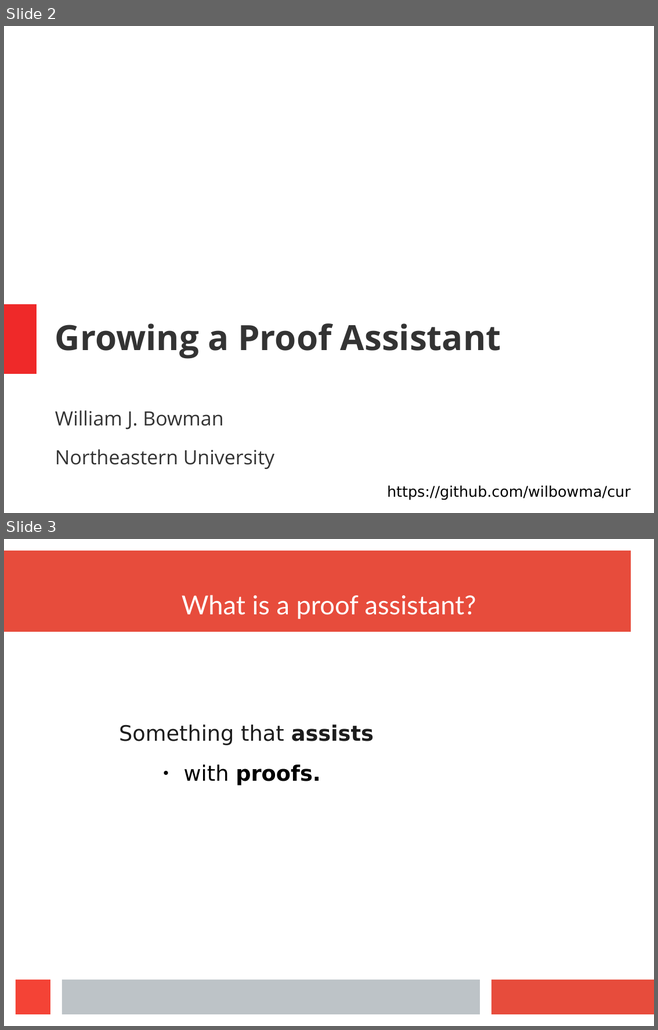
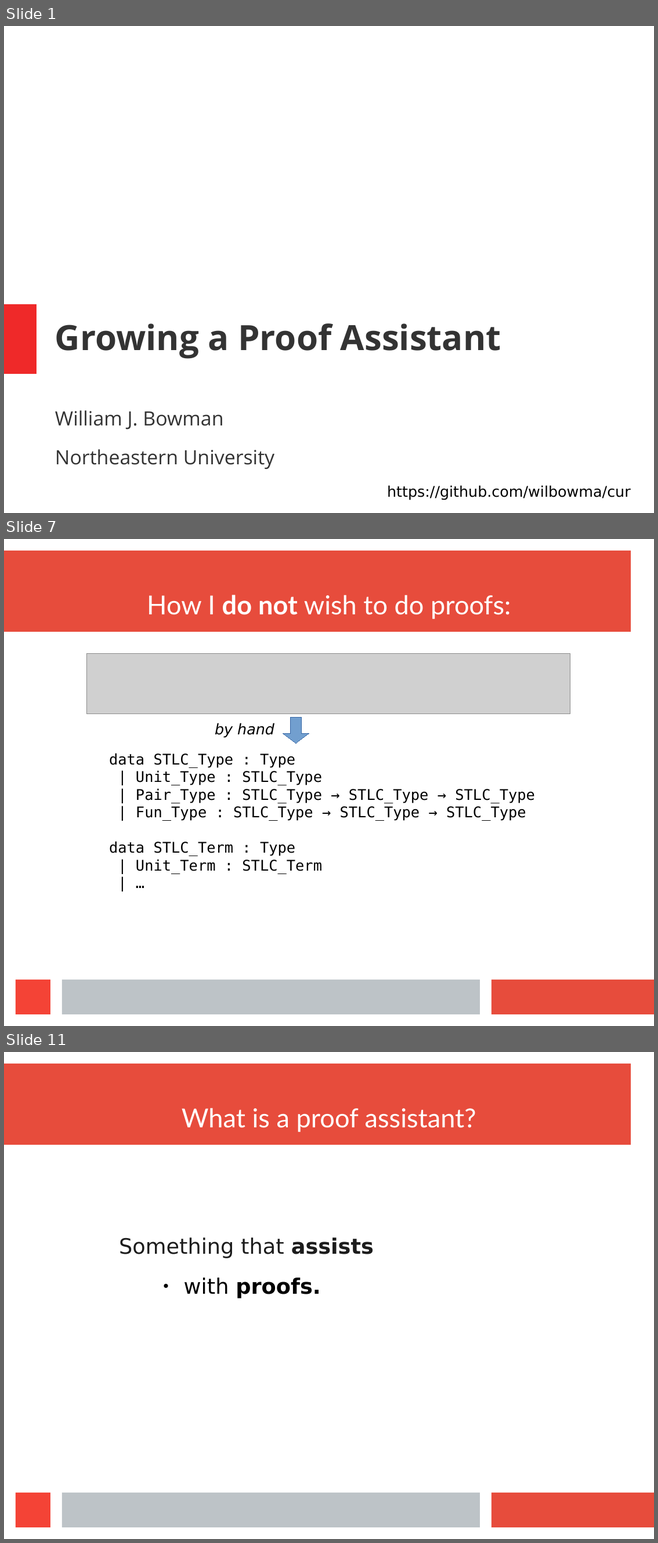
Before and after one commit to wilbowma/cur, a slide deck: hope-2016/slides.odp. Shown one above the other, each under a label of ours: slides 2 and 3 before the commit, slides 1, 7 and 11 after it; the slides between them are not shown. The pictures are 658x1030 and 658x1543 pixels, drawn with LibreOffice and Linux fonts; fonts in the diff are those of the drawing; grey boxes stand for pictures. Boxes give left, top, right and bottom in pixels: in the first picture for what was removed or moved away, otherwise in the second. Text is boxed around its words. In the diff, an @@ line names an element or a change of style, - is before the commit and + after.

```diff
--- a/hope-2016/slides.odp
+++ b/hope-2016/slides.odp
@@ slide 7 added at (4, 539, 654, 1026), background #FFFFFF; not listed: 4 template elements that a slide beside it also shows @@
@@ title added at (147, 595, 510, 619), 32 pt, text #FFFFFF @@
+How I do not wish to do proofs:
@@ picture added at (86, 653, 570, 714) @@
@@ text added at (215, 723, 274, 737), 18 pt, text #000000, italic @@
+by hand
@@ down arrow added at (283, 718, 308, 744), fill #729FCF, outline #3465A4 0 pt @@
@@ text added at (109, 753, 535, 874), 18 pt, text #000000 @@
+data STLC_Type : Type
+| Unit_Type : STLC_Type
+| Pair_Type : STLC_Type → STLC_Type → STLC_Type
+| Fun_Type : STLC_Type → STLC_Type → STLC_Type
+data STLC_Term : Type
+| Unit_Term : STLC_Term
+| …
@@ what was slide 2 is now slide 1 @@
@@ what was slide 3 is now slide 11 @@
```
Also in this commit, not shown: 10 slides changed, 8 other slides added, 2 slides removed.
